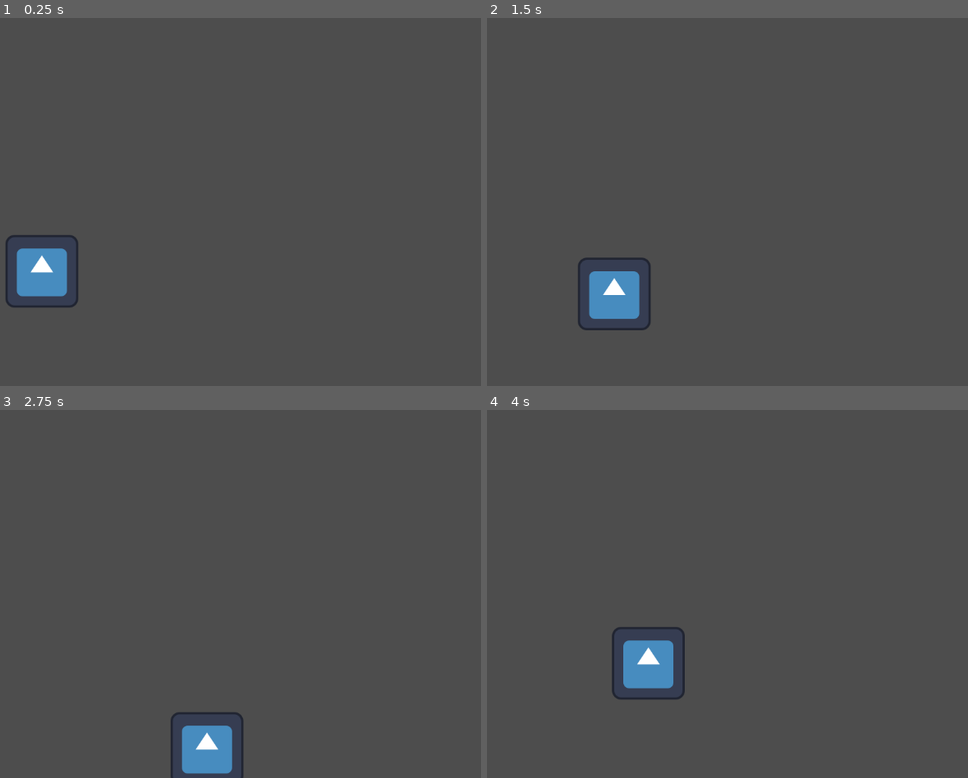
Above: before the commit, frames 1-4 (two rows, left to right).
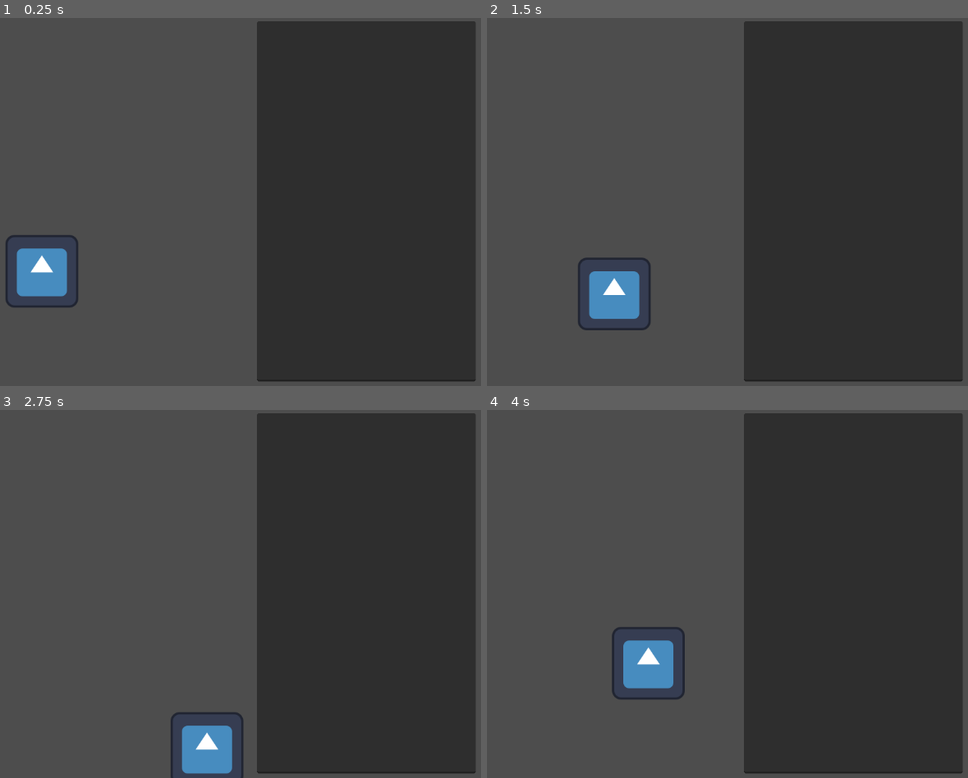
Above: after the commit, the same moments.

Repository: teo-benavides/tama
Game: Godot game, scene res://main.tscn
Same seed, same stepped clock (60 frames per second), same inputs: the game is played once before the commit and once after it. The engine's default icon, where the game draws it, is replaced by a stand-in: a white triangle on a blue panel in a dark square.
Inputs:
- Up to frame 1 (0.25 s): no input
- Up to frame 2 (1.5 s): tap Enter at 0.5 s; hold Right (ui_right) 0.53-1.28 s; hold Down (ui_down) from 1.28 s (still down)
- Up to frame 3 (2.75 s): release Down (ui_down) at 2.03 s; hold Right (ui_right) from 2.03 s (still down)
- Up to frame 4 (4 s): release Right (ui_right) at 2.78 s; hold Up (ui_up) 2.78-3.53 s; hold Left (ui_left) from 3.53 s (still down)

The runs differ from the first frame. In frame 1, 44% of the frame differs, in the area x 53-99%, y 0-99%; in frame 2, 44%; in frame 3, 44%; in frame 4, 44%.

Commit message:
live script editing

Diff:
--- a/main.gd
+++ b/main.gd
@@ -2,7 +2,23 @@
 
 const EXAMPLE_BULLET_SCENE = preload("res://example_bullet.tscn")
 
+var emitter: TamaEmitter
+
 func _ready() -> void:
 	TamaScriptRepository.load_scripts("res://tamascripts")
 	TamaSpawnManager.bullet_registry = {"example": EXAMPLE_BULLET_SCENE}
-	$TamaEmitter.start()
+
+func create_emitter():
+	emitter = TamaEmitter.new()
+	emitter.global_position = $EmitterPosition.global_position
+	add_child(emitter)
+
+func _on_text_edit_text_changed() -> void:
+	TamaScriptRepository.load_script_from_source("temp", $CanvasLayer/TextEdit.text)
+	get_tree().call_group(&"tama_emitters", &"queue_free")
+	get_tree().call_group(&"tama_bullets", &"destroy")
+	if emitter:
+		emitter.queue_free()
+	create_emitter()
+	emitter.script_filename = "temp"
+	emitter.start()
--- a/main.tscn
+++ b/main.tscn
@@ -1,17 +1,23 @@
 [gd_scene format=3 uid="uid://ddi7qj5x80hqh"]
 
 [ext_resource type="Script" uid="uid://dqx5h1mrsshyt" path="res://main.gd" id="1_ig7tw"]
-[ext_resource type="Script" uid="uid://cgn6yxjungdbv" path="res://tama_emitter.gd" id="2_0xm2m"]
 [ext_resource type="PackedScene" uid="uid://4me0elvt3ywq" path="res://example_player.tscn" id="3_h2yge"]
 
 [node name="Main" type="Node2D" unique_id=1817544635]
 script = ExtResource("1_ig7tw")
 
-[node name="TamaEmitter" type="Node2D" parent="." unique_id=707930907]
-position = Vector2(565, 308)
-script = ExtResource("2_0xm2m")
-script_filename = "async_enemies.tama"
-metadata/_custom_type_script = "uid://cgn6yxjungdbv"
+[node name="EmitterPosition" type="Marker2D" parent="." unique_id=1648329798]
+position = Vector2(565, 310)
 
 [node name="ExamplePlayer" parent="." unique_id=985488048 instance=ExtResource("3_h2yge")]
 position = Vector2(372, 446)
+
+[node name="CanvasLayer" type="CanvasLayer" parent="." unique_id=1693199720]
+
+[node name="TextEdit" type="TextEdit" parent="CanvasLayer" unique_id=68398283]
+offset_left = 750.0
+offset_top = 6.0
+offset_right = 1134.0
+offset_bottom = 640.0
+
+[connection signal="text_changed" from="CanvasLayer/TextEdit" to="." method="_on_text_edit_text_changed"]
--- a/tama_bullet.gd
+++ b/tama_bullet.gd
@@ -24,6 +24,7 @@
 var player_position := Vector2.ZERO
 
 func _ready() -> void:
+	add_to_group(&"tama_bullets")
 	global_position = _initial_position
 	var screen := Vector2(
 		ProjectSettings.get_setting("display/window/size/viewport_width"),
--- a/tama_emitter.gd
+++ b/tama_emitter.gd
@@ -3,6 +3,7 @@
 
 ## Filename of the .tam script to run (must be loaded in spawn_manager.repository first).
 @export var script_filename: String
+@export var excluded_from_group: bool = false
 
 var _interpreter: TamaInterpreter
 var _running: bool = false
@@ -11,6 +12,10 @@
 var _last_angle: float = 0.0
 @warning_ignore("unused_private_class_variable")
 var _last_speed: float = 0.0
+
+func _ready() -> void:
+	if not excluded_from_group:
+		add_to_group(&"tama_emitters")
 
 # ---------------------------------------------------------------------------
 # Public API
